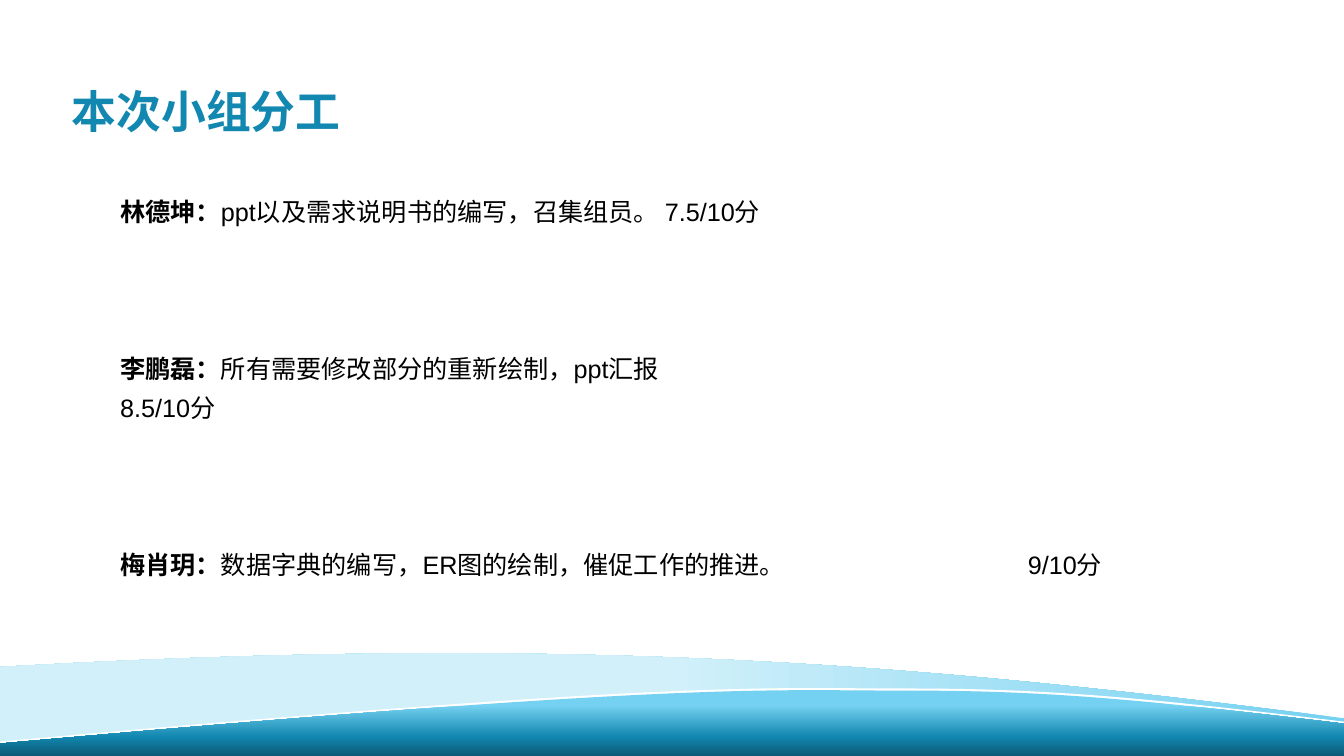
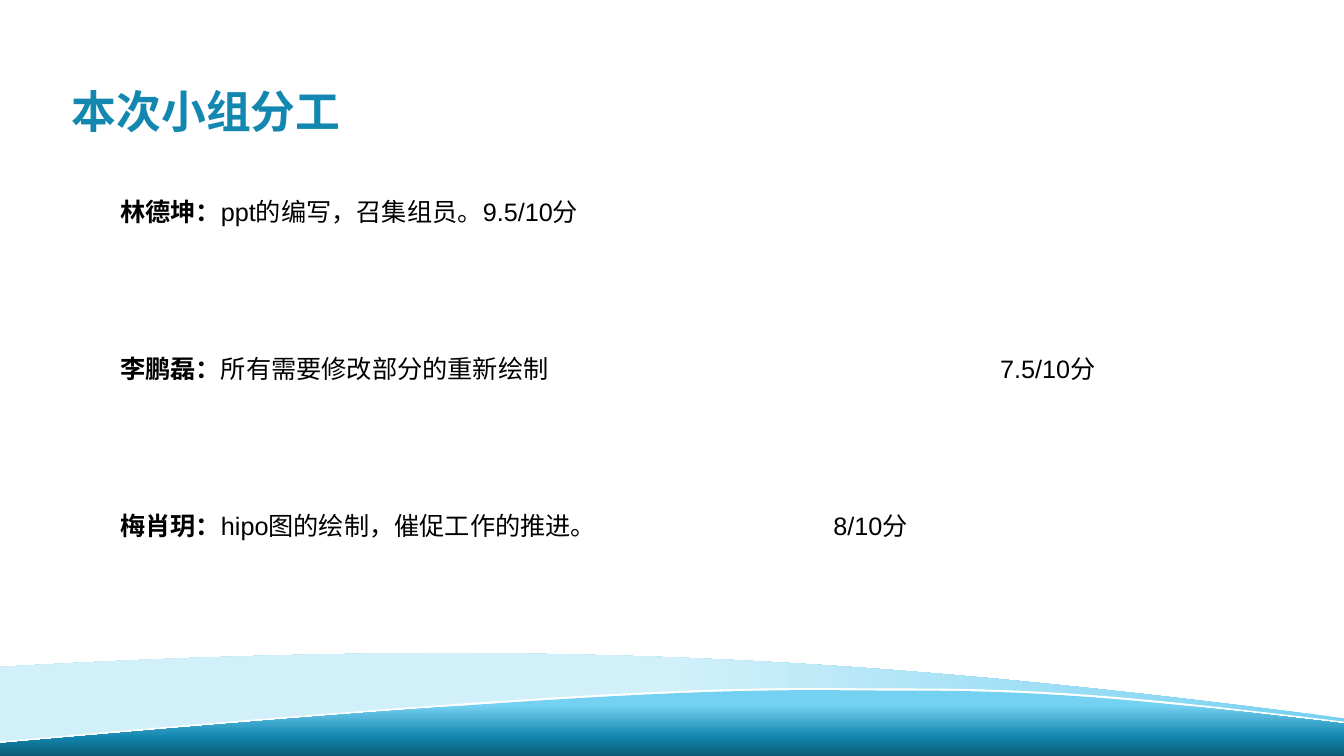
Before and after one commit to davejunction/MHWhelper, a slide deck: slide 15 of SE2019春-G24-总体设计报告.pptx (slide 23 before the commit). Drawn at 1344x756 pixels with LibreOffice and Linux fonts; fonts in the diff are those of the drawing; background and template pictures are left out. Boxes give left, top, right and bottom in pixels: in the first picture for what was removed or moved away, otherwise in the second. Text is boxed around its words. In the diff, an @@ line names an element or a change of style, - is before the commit and + after.

```diff
--- a/SE2019春-G24-总体设计报告.pptx
+++ b/SE2019春-G24-总体设计报告.pptx
@@ text at (120,199,907,541): text changed @@
-林德坤：ppt以及需求说明书的编写，召集组员。 7.5/10分
-李鹏磊：所有需要修改部分的重新绘制，ppt汇报 8.5/10分
-梅肖玥：数据字典的编写，ER图的绘制，催促工作的推进。 9/10分
+林德坤：ppt的编写，召集组员。9.5/10分
+李鹏磊：所有需要修改部分的重新绘制 7.5/10分
+梅肖玥：hipo图的绘制，催促工作的推进。 8/10分
```
Also in this commit, not shown: 4 other slides changed, 2 slides added, 10 slides removed, 1 other file.
